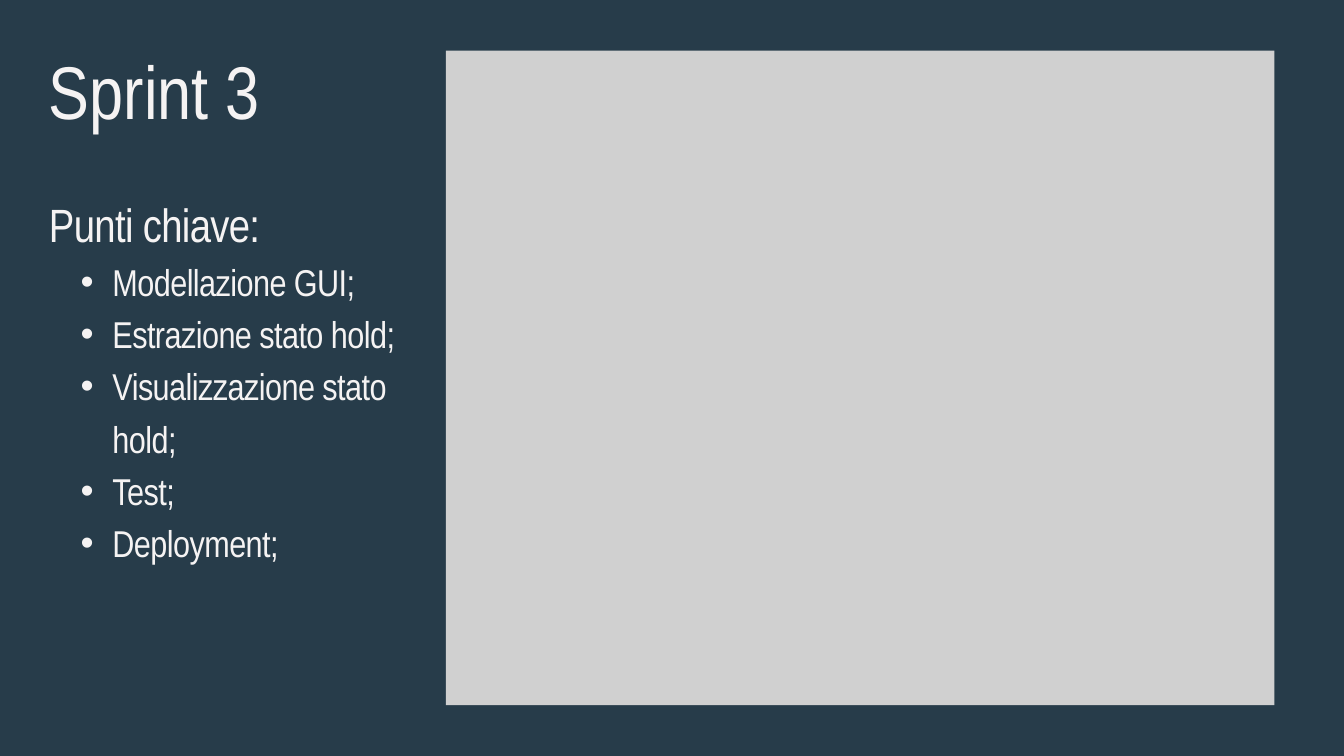
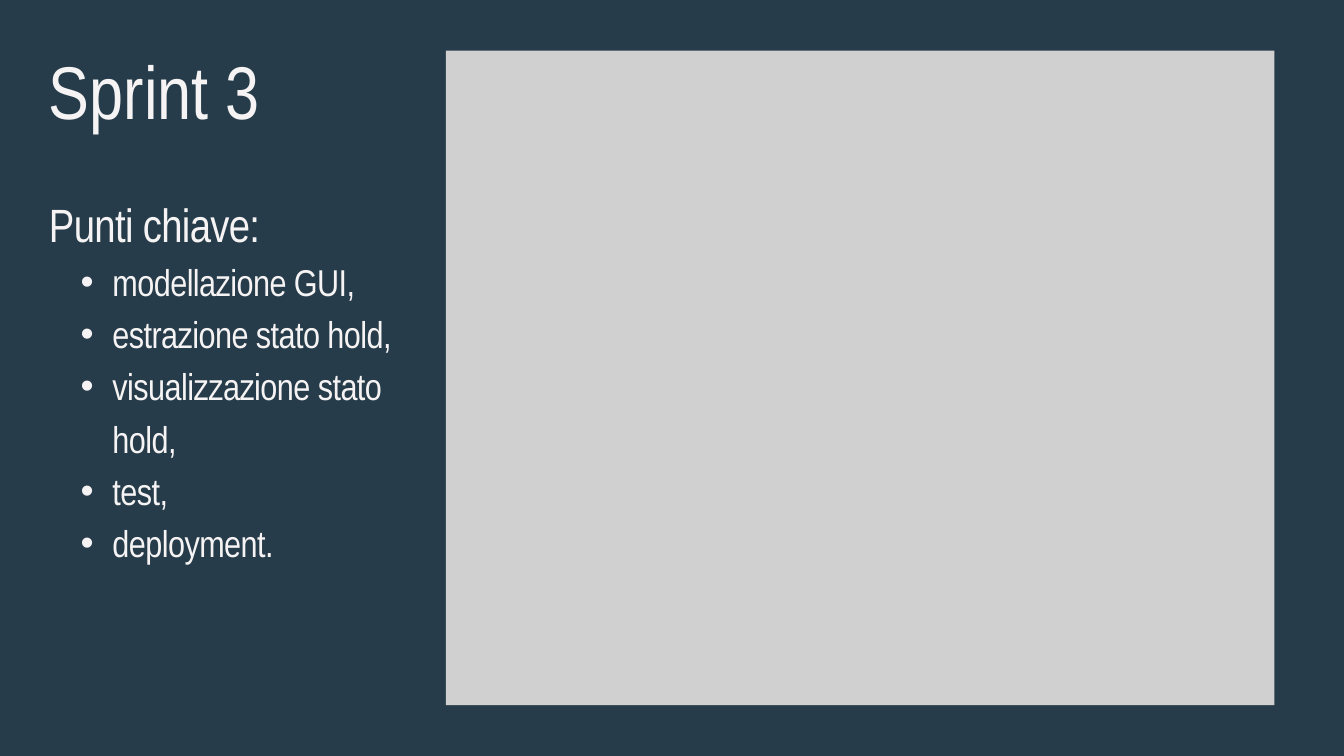
Before and after one commit to FlorAber/ISS25-cargoservice, a slide deck: slide 6 of ISS25_Cargoservice.pptx. Drawn at 1344x756 pixels with LibreOffice and Linux fonts; fonts in the diff are those of the drawing; grey boxes stand for pictures. Boxes give left, top, right and bottom in pixels: in the first picture for what was removed or moved away, otherwise in the second. Text is boxed around its words. In the diff, an @@ line names an element or a change of style, - is before the commit and + after.

```diff
--- a/ISS25_Cargoservice.pptx
+++ b/ISS25_Cargoservice.pptx
@@ text at <box>112,269,391,564</box>: text changed @@
-  • Modellazione GUI;
-  • Estrazione stato hold;
-  • Visualizzazione stato hold;
-  • Test;
-  • Deployment;
+  • modellazione GUI,
+  • estrazione stato hold,
+  • visualizzazione stato hold,
+  • test,
+  • deployment.
```
Also in this commit, not shown: 5 other slides changed.
